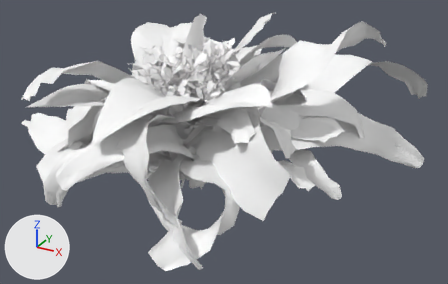
What one commit did to the glTF model assets/jungle_depth_foliage.glb.
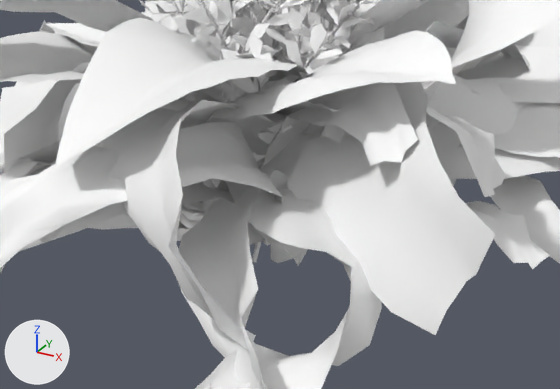
Old and new are each drawn whole from a 50 mm lens placed at (1.181, -1.924, 1.145), pointed at (0.123, -0.001, 0.183) and again close up on the part from 15% to 71% of the width and 24% to 86% of the height. The axes (+X, +Y, +Z) are drawn at lower left. The lights are the same throughout. The older version's two pictures come first. Objects named as collision shapes, trigger or cutter boxes, shadow casters or lower levels of detail are left out.

Objects in the first close-up: 'HQ_arch_fern_V0_LOD0', 'HQ_arch_fern_V1_LOD0', 'HQ_arch_fern_V2_LOD0', 'HQ_red_bloom_V0_LOD0', 'HQ_red_bloom_V1_LOD0', 'HQ_red_bloom_V2_LOD0', 'HQ_rosette_V0_LOD0', 'HQ_rosette_V1_LOD0', 'HQ_rosette_V2_LOD0'.
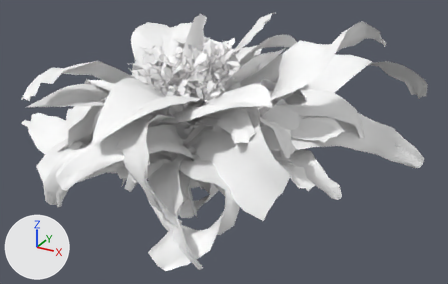
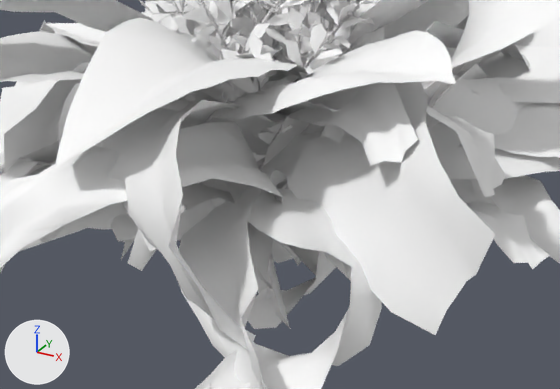
What differs and where, as boxes (x1, y1, x2, y2) in the close-ups (560 x 389 px):
'HQ_microcover_V2_LOD0', added (mostly hidden)
    after: (110, 177, 501, 329)
'HQ_microcover_V1_LOD0', added (mostly hidden)
    after: (121, 179, 478, 328)
'HQ_microcover_V0_LOD0', added (mostly hidden)
    after: (141, 63, 489, 280)

The change in detail:
Mesh me_hq_microcover_v2_lod0_mesh is new.
It has 247 vertices, 224 faces and spans x -0.423..0.427, y -0.37..0.375, z -0.001..0.341.
It uses material mat_defaultmaterial_024.
Mesh me_hq_microcover_v1_lod0_mesh is new.
It has 263 vertices, 238 faces and spans x -0.393..0.397, y -0.355..0.333, z -0.001..0.341.
It uses material mat_defaultmaterial_021.
Mesh me_hq_microcover_v0_lod0_mesh is new.
It has 86 vertices, 78 faces and spans x -0.329..0.326, y -0.368..0.363, z -0.002..0.34.
It uses material mat_defaultmaterial_018.
Object 'HQ_microcover_V2_LOD0' (ob_hq_microcover_v2_lod0) is new; it shows me_hq_microcover_v2_lod0_mesh.
Its location is (0.0, 0.0, 0.0).
Object 'HQ_microcover_V1_LOD0' (ob_hq_microcover_v1_lod0) is new; it shows me_hq_microcover_v1_lod0_mesh.
Its location is (0.0, 0.0, 0.0).
Object 'HQ_microcover_V0_LOD0' (ob_hq_microcover_v0_lod0) is new; it shows me_hq_microcover_v0_lod0_mesh.
Its location is (0.0, 0.0, 0.0).
